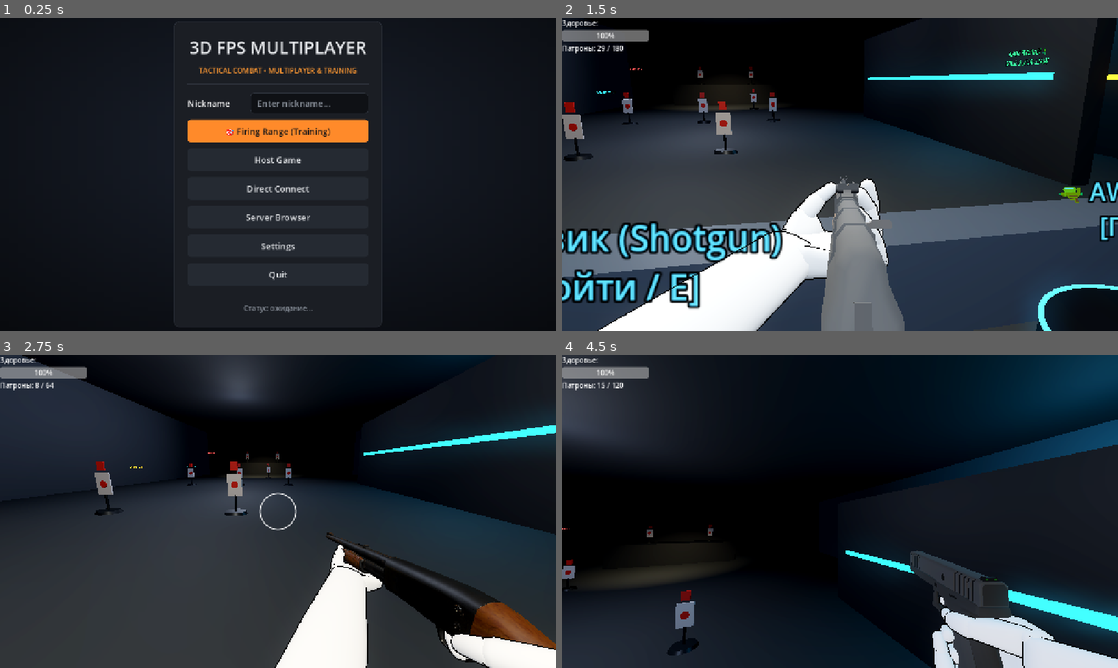
Above: before the commit, frames 1-4 (two rows, left to right).
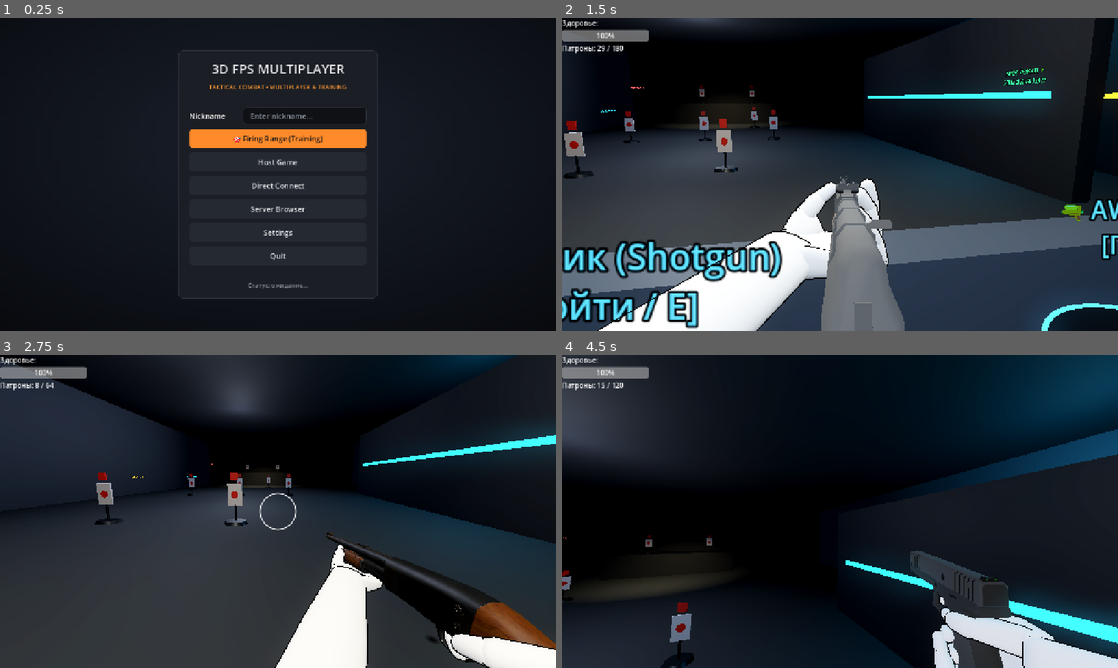
Above: after the commit, the same moments.

Repository: genjblu/multiplayer-vb
Game: Godot game, scene res://scenes/main_menu.tscn
The game is run twice, just before and just after one commit, with the same random seed, the same clock (stepped at 60 frames per second) and the same inputs.
Inputs (mouse positions are in pixels of both pictures, inside the frame that each line leads up to):
- Up to frame 1 (0.25 s): no input
- Up to frame 2 (1.5 s): click "🎯 Firing Range (Training)" at 0.5 s; tap Enter (ui_accept) at 1.25 s; move the mouse to (867, 174) at 1.27 s; hold W (move_forward) from 1.28 s (still down); hold Right mouse button (ads) from 1.28 s (still down); click (867, 174) at 1.42 s
- Up to frame 3 (2.75 s): keep holding W (move_forward); tap Space (jump) at 1.52, 1.82, 2.27, 2.57 s; move the mouse to (250, 511) at 2.02 s; release Right mouse button (ads) at 2.03 s; tap Ctrl (crouch) at 2.1 s
- Up to frame 4 (4.5 s): keep holding W (move_forward); move the mouse to (851, 505) at 2.77 s; press the mouse at (851, 505) at 2.78 s; move the mouse to (834, 517) at 3.52 s; release the mouse at (834, 517) at 3.53 s; tap Shift (sprint) at 3.6 s; click (834, 517) at 3.67 s; tap Space (jump) at 3.77, 4.07 s; move the mouse to (878, 514) at 4.27 s; hold 1 (weapon_1) from 4.28 s (still down)

The runs differ from the first frame. In frame 1, 5.1% of the frame differs, in the area x 31-69%, y 1-98%; in frame 2, 25%, in the area x 0-100%, y 0-100%; in frame 3, 6.0%; in frame 4, 6.1%.

Commit message:
fix(ui): optimize interface scaling, margins, font sizes, and scrolling for mobile screens

Diff:
--- a/scripts/game_settings.gd
+++ b/scripts/game_settings.gd
@@ -56,7 +56,7 @@
 static func ensure_loaded() -> void:
 	if not is_loaded:
 		var is_mob: bool = OS.has_feature("mobile") or OS.get_name() in ["Android", "iOS"]
-		ui_scale = 1.35 if is_mob else 1.0
+		ui_scale = 1.0
 		load_from_disk()
 
 static func set_language(lang_code: String) -> void:
@@ -148,6 +148,9 @@
 	fsr_sharpness = float(cfg.get_value("video", "fsr_sharpness", fsr_sharpness))
 	render_scale = float(cfg.get_value("video", "render_scale", render_scale))
 	ui_scale = float(cfg.get_value("video", "ui_scale", ui_scale))
+	var is_mob: bool = OS.has_feature("mobile") or OS.get_name() in ["Android", "iOS"]
+	if is_mob and ui_scale > 1.05:
+		ui_scale = 1.0
 	base_fov = float(cfg.get_value("video", "base_fov", base_fov))
 	shadow_quality = int(cfg.get_value("video", "shadow_quality", shadow_quality))
 	msaa = int(cfg.get_value("video", "msaa", msaa))
--- a/scripts/hud.gd
+++ b/scripts/hud.gd
@@ -442,12 +442,14 @@
 	GameSettings.ensure_loaded()
 	settings_menu = PanelContainer.new()
 	settings_menu.theme = UITheme.build()
-	settings_menu.set_anchors_and_offsets_preset(Control.PRESET_CENTER)
-	settings_menu.custom_minimum_size = Vector2(680, 520)
-	settings_menu.offset_left = -340
-	settings_menu.offset_top = -260
-	settings_menu.offset_right = 340
-	settings_menu.offset_bottom = 260
+	var is_mob := _is_mobile()
+	var w: float = 460.0 if is_mob else 680.0
+	var h: float = 320.0 if is_mob else 500.0
+	settings_menu.custom_minimum_size = Vector2(w, h)
+	settings_menu.offset_left = -w / 2.0
+	settings_menu.offset_top = -h / 2.0
+	settings_menu.offset_right = w / 2.0
+	settings_menu.offset_bottom = h / 2.0
 	settings_menu.visible = false
 	settings_menu.mouse_filter = Control.MOUSE_FILTER_STOP
 	add_child(settings_menu)
--- a/scripts/main_menu.gd
+++ b/scripts/main_menu.gd
@@ -264,13 +264,23 @@
 	settings_dialog.add_child(bg)
 
 	# 2. Центральная карточка настроек
+	var is_mob := OS.has_feature("mobile") or OS.get_name() in ["Android", "iOS"]
+
+	var scroll_root := ScrollContainer.new()
+	scroll_root.set_anchors_and_offsets_preset(Control.PRESET_FULL_RECT)
+	scroll_root.horizontal_scroll_mode = ScrollContainer.SCROLL_MODE_DISABLED
+	scroll_root.vertical_scroll_mode = ScrollContainer.SCROLL_MODE_AUTO
+	settings_dialog.add_child(scroll_root)
+
 	var center := CenterContainer.new()
 	center.set_anchors_and_offsets_preset(Control.PRESET_FULL_RECT)
-	settings_dialog.add_child(center)
+	center.size_flags_horizontal = Control.SIZE_EXPAND_FILL
+	center.size_flags_vertical = Control.SIZE_EXPAND_FILL
+	scroll_root.add_child(center)
 
 	var panel := PanelContainer.new()
 	panel.theme = UITheme.build()
-	panel.custom_minimum_size = Vector2(720, 540)
+	panel.custom_minimum_size = Vector2(460 if is_mob else 680, 320 if is_mob else 480)
 	center.add_child(panel)
 
 	var main_vbox := VBoxContainer.new()
--- a/scripts/menu_manager.gd
+++ b/scripts/menu_manager.gd
@@ -28,16 +28,26 @@
 	bg.mouse_filter = Control.MOUSE_FILTER_IGNORE
 	add_child(bg)
 
+	var is_mob := OS.has_feature("mobile") or OS.get_name() in ["Android", "iOS"]
+
+	var scroll := ScrollContainer.new()
+	scroll.set_anchors_and_offsets_preset(Control.PRESET_FULL_RECT)
+	scroll.horizontal_scroll_mode = ScrollContainer.SCROLL_MODE_DISABLED
+	scroll.vertical_scroll_mode = ScrollContainer.SCROLL_MODE_AUTO
+	add_child(scroll)
+
 	var center := CenterContainer.new()
 	center.set_anchors_and_offsets_preset(Control.PRESET_FULL_RECT)
-	add_child(center)
+	center.size_flags_horizontal = Control.SIZE_EXPAND_FILL
+	center.size_flags_vertical = Control.SIZE_EXPAND_FILL
+	scroll.add_child(center)
 
 	var panel := PanelContainer.new()
-	panel.custom_minimum_size = Vector2(480, 0)
+	panel.custom_minimum_size = Vector2(380 if is_mob else 460, 0)
 	center.add_child(panel)
 
 	var outer := VBoxContainer.new()
-	outer.add_theme_constant_override("separation", 14)
+	outer.add_theme_constant_override("separation", 8 if is_mob else 12)
 	panel.add_child(outer)
 
 	var title := Label.new()
--- a/scripts/menu_screen.gd
+++ b/scripts/menu_screen.gd
@@ -5,8 +5,11 @@
 signal back_requested
 signal status_requested(text: String, is_error: bool)
 
+func _is_mob() -> bool:
+	return OS.has_feature("mobile") or OS.get_name() in ["Android", "iOS"]
+
 func _init() -> void:
-	add_theme_constant_override("separation", 14)
+	add_theme_constant_override("separation", 8 if _is_mob() else 10)
 
 # Менеджер вызывает это каждый раз, когда экран показывается
 func on_shown() -> void:
@@ -15,7 +18,7 @@
 func _make_button(text: String, accent: bool = false) -> Button:
 	var b := Button.new()
 	b.text = text
-	b.custom_minimum_size = Vector2(0, 52)
+	b.custom_minimum_size = Vector2(0, 38 if _is_mob() else 44)
 	if accent:
 		b.theme_type_variation = "AccentButton"
 	return b
@@ -31,7 +34,7 @@
 	var row := HBoxContainer.new()
 	var cap := Label.new()
 	cap.text = caption
-	cap.custom_minimum_size = Vector2(140, 0)
+	cap.custom_minimum_size = Vector2(95 if _is_mob() else 120, 0)
 	row.add_child(cap)
 	field.size_flags_horizontal = Control.SIZE_EXPAND_FILL
 	row.add_child(field)
--- a/scripts/screen_host.gd
+++ b/scripts/screen_host.gd
@@ -50,20 +50,34 @@
 	mode_option.add_item(tr("HOST_MODE_4V4"), 3)
 	add_child(_make_row(tr("HOST_MODE"), mode_option))
 
-	ff_checkbox = CheckBox.new()
-	ff_checkbox.text = tr("HOST_FF")
-	ff_checkbox.button_pressed = false
-	add_child(ff_checkbox)
+	var chk_box := HBoxContainer.new()
+	chk_box.add_theme_constant_override("separation", 8)
+	add_child(chk_box)
 
 	online_checkbox = CheckBox.new()
 	online_checkbox.text = tr("HOST_PUBLISH_ONLINE")
 	online_checkbox.button_pressed = true
-	add_child(online_checkbox)
+	online_checkbox.size_flags_horizontal = Control.SIZE_EXPAND_FILL
+	chk_box.add_child(online_checkbox)
+
+	ff_checkbox = CheckBox.new()
+	ff_checkbox.text = tr("HOST_FF")
+	ff_checkbox.button_pressed = false
+	ff_checkbox.size_flags_horizontal = Control.SIZE_EXPAND_FILL
+	chk_box.add_child(ff_checkbox)
+
+	var btn_box := HBoxContainer.new()
+	btn_box.add_theme_constant_override("separation", 8)
+	add_child(btn_box)
+
+	var b_back := _make_back_button()
+	b_back.size_flags_horizontal = Control.SIZE_EXPAND_FILL
+	btn_box.add_child(b_back)
 
 	var b_create := _make_button(tr("HOST_BTN_CREATE"), true)
+	b_create.size_flags_horizontal = Control.SIZE_EXPAND_FILL
 	b_create.pressed.connect(_on_create_pressed)
-	add_child(b_create)
-	add_child(_make_back_button())
+	btn_box.add_child(b_create)
 
 func _scan_maps() -> void:
 	available_maps.clear()
--- a/scripts/screen_lan.gd
+++ b/scripts/screen_lan.gd
@@ -15,7 +15,8 @@
 var online_servers_list: Array = []
 
 func _ready() -> void:
-	custom_minimum_size = Vector2(540, 420)
+	var is_mob := OS.has_feature("mobile") or OS.get_name() in ["Android", "iOS"]
+	custom_minimum_size = Vector2(380 if is_mob else 500, 260 if is_mob else 380)
 
 	add_child(_make_label("Поиск серверов", "HeadingLabel"))
 
@@ -42,7 +43,7 @@
 	add_child(status_lbl)
 
 	scroll = ScrollContainer.new()
-	scroll.custom_minimum_size = Vector2(0, 220)
+	scroll.custom_minimum_size = Vector2(0, 140 if is_mob else 200)
 	scroll.size_flags_horizontal = Control.SIZE_EXPAND_FILL
 	scroll.size_flags_vertical = Control.SIZE_EXPAND_FILL
 	scroll.horizontal_scroll_mode = ScrollContainer.SCROLL_MODE_DISABLED
--- a/scripts/ui_theme.gd
+++ b/scripts/ui_theme.gd
@@ -22,21 +22,60 @@
 	sb.content_margin_bottom = 10
 	return sb
 
+static func _is_mobile() -> bool:
+	return OS.has_feature("mobile") or OS.get_name() in ["Android", "iOS"]
+
 static func build() -> Theme:
 	var t := Theme.new()
-	t.default_font_size = 20
+	var is_mob := _is_mobile()
+	t.default_font_size = 15 if is_mob else 17
 
 	# Панель-карточка
 	var panel := _box(PANEL_COLOR, BORDER_COLOR, 1)
-	panel.set_corner_radius_all(12)
-	panel.set_content_margin_all(32)
+	panel.set_corner_radius_all(10)
+	if is_mob:
+		panel.content_margin_left = 18
+		panel.content_margin_right = 18
+		panel.content_margin_top = 12
+		panel.content_margin_bottom = 12
+	else:
+		panel.content_margin_left = 26
+		panel.content_margin_right = 26
+		panel.content_margin_top = 20
+		panel.content_margin_bottom = 20
 	t.set_stylebox("panel", "PanelContainer", panel)
 
 	# Обычные кнопки
-	t.set_stylebox("normal", "Button", _box(Color("252a32")))
-	t.set_stylebox("hover", "Button", _box(Color("2f3540")))
-	t.set_stylebox("pressed", "Button", _box(Color("1f232a")))
-	t.set_stylebox("disabled", "Button", _box(Color("1b1e24")))
+	var btn_v_margin: int = 6 if is_mob else 8
+	var btn_h_margin: int = 12 if is_mob else 16
+	var btn_normal := _box(Color("252a32"))
+	btn_normal.content_margin_top = btn_v_margin
+	btn_normal.content_margin_bottom = btn_v_margin
+	btn_normal.content_margin_left = btn_h_margin
+	btn_normal.content_margin_right = btn_h_margin
+	t.set_stylebox("normal", "Button", btn_normal)
+
+	var btn_hover := _box(Color("2f3540"))
+	btn_hover.content_margin_top = btn_v_margin
+	btn_hover.content_margin_bottom = btn_v_margin
+	btn_hover.content_margin_left = btn_h_margin
+	btn_hover.content_margin_right = btn_h_margin
+	t.set_stylebox("hover", "Button", btn_hover)
+
+	var btn_pressed := _box(Color("1f232a"))
+	btn_pressed.content_margin_top = btn_v_margin
+	btn_pressed.content_margin_bottom = btn_v_margin
+	btn_pressed.content_margin_left = btn_h_margin
+	btn_pressed.content_margin_right = btn_h_margin
+	t.set_stylebox("pressed", "Button", btn_pressed)
+
+	var btn_disabled := _box(Color("1b1e24"))
+	btn_disabled.content_margin_top = btn_v_margin
+	btn_disabled.content_margin_bottom = btn_v_margin
+	btn_disabled.content_margin_left = btn_h_margin
+	btn_disabled.content_margin_right = btn_h_margin
+	t.set_stylebox("disabled", "Button", btn_disabled)
+
 	var focus := _box(Color.TRANSPARENT, ACCENT_COLOR, 2)
 	focus.draw_center = false
 	t.set_stylebox("focus", "Button", focus)
@@ -47,30 +86,54 @@
 
 	# Акцентные кнопки
 	t.set_type_variation("AccentButton", "Button")
-	t.set_stylebox("normal", "AccentButton", _box(ACCENT_COLOR))
-	t.set_stylebox("hover", "AccentButton", _box(ACCENT_COLOR.lightened(0.15)))
-	t.set_stylebox("pressed", "AccentButton", _box(ACCENT_COLOR.darkened(0.15)))
+	var btn_acc_norm := _box(ACCENT_COLOR)
+	btn_acc_norm.content_margin_top = btn_v_margin
+	btn_acc_norm.content_margin_bottom = btn_v_margin
+	btn_acc_norm.content_margin_left = btn_h_margin
+	btn_acc_norm.content_margin_right = btn_h_margin
+	t.set_stylebox("normal", "AccentButton", btn_acc_norm)
+
+	var btn_acc_hov := _box(ACCENT_COLOR.lightened(0.15))
+	btn_acc_hov.content_margin_top = btn_v_margin
+	btn_acc_hov.content_margin_bottom = btn_v_margin
+	btn_acc_hov.content_margin_left = btn_h_margin
+	btn_acc_hov.content_margin_right = btn_h_margin
+	t.set_stylebox("hover", "AccentButton", btn_acc_hov)
+
+	var btn_acc_prs := _box(ACCENT_COLOR.darkened(0.15))
+	btn_acc_prs.content_margin_top = btn_v_margin
+	btn_acc_prs.content_margin_bottom = btn_v_margin
+	btn_acc_prs.content_margin_left = btn_h_margin
+	btn_acc_prs.content_margin_right = btn_h_margin
+	t.set_stylebox("pressed", "AccentButton", btn_acc_prs)
+
 	t.set_stylebox("disabled", "AccentButton", _box(Color("3a3f48")))
 	t.set_color("font_color", "AccentButton", BG_COLOR)
 	t.set_color("font_hover_color", "AccentButton", BG_COLOR)
 	t.set_color("font_pressed_color", "AccentButton", BG_COLOR)
 
 	# Поля ввода
-	t.set_stylebox("normal", "LineEdit", _box(FIELD_COLOR, BORDER_COLOR, 1))
-	t.set_stylebox("focus", "LineEdit", _box(FIELD_COLOR, ACCENT_COLOR, 1))
+	var line_edit_box := _box(FIELD_COLOR, BORDER_COLOR, 1)
+	line_edit_box.content_margin_top = 6 if is_mob else 8
+	line_edit_box.content_margin_bottom = 6 if is_mob else 8
+	t.set_stylebox("normal", "LineEdit", line_edit_box)
+	var line_edit_focus := _box(FIELD_COLOR, ACCENT_COLOR, 1)
+	line_edit_focus.content_margin_top = 6 if is_mob else 8
+	line_edit_focus.content_margin_bottom = 6 if is_mob else 8
+	t.set_stylebox("focus", "LineEdit", line_edit_focus)
 	t.set_color("font_color", "LineEdit", TEXT_COLOR)
 	t.set_color("caret_color", "LineEdit", ACCENT_COLOR)
 	t.set_color("font_placeholder_color", "LineEdit", MUTED_COLOR)
 
 	# Подписи
 	t.set_type_variation("TitleLabel", "Label")
-	t.set_font_size("font_size", "TitleLabel", 40)
+	t.set_font_size("font_size", "TitleLabel", 22 if is_mob else 30)
 	t.set_color("font_color", "TitleLabel", TEXT_COLOR)
 	t.set_type_variation("HeadingLabel", "Label")
-	t.set_font_size("font_size", "HeadingLabel", 28)
+	t.set_font_size("font_size", "HeadingLabel", 18 if is_mob else 22)
 	t.set_color("font_color", "HeadingLabel", ACCENT_COLOR)
 	t.set_type_variation("HintLabel", "Label")
-	t.set_font_size("font_size", "HintLabel", 16)
+	t.set_font_size("font_size", "HintLabel", 12 if is_mob else 14)
 	t.set_color("font_color", "HintLabel", MUTED_COLOR)
 
 	# Разделитель
